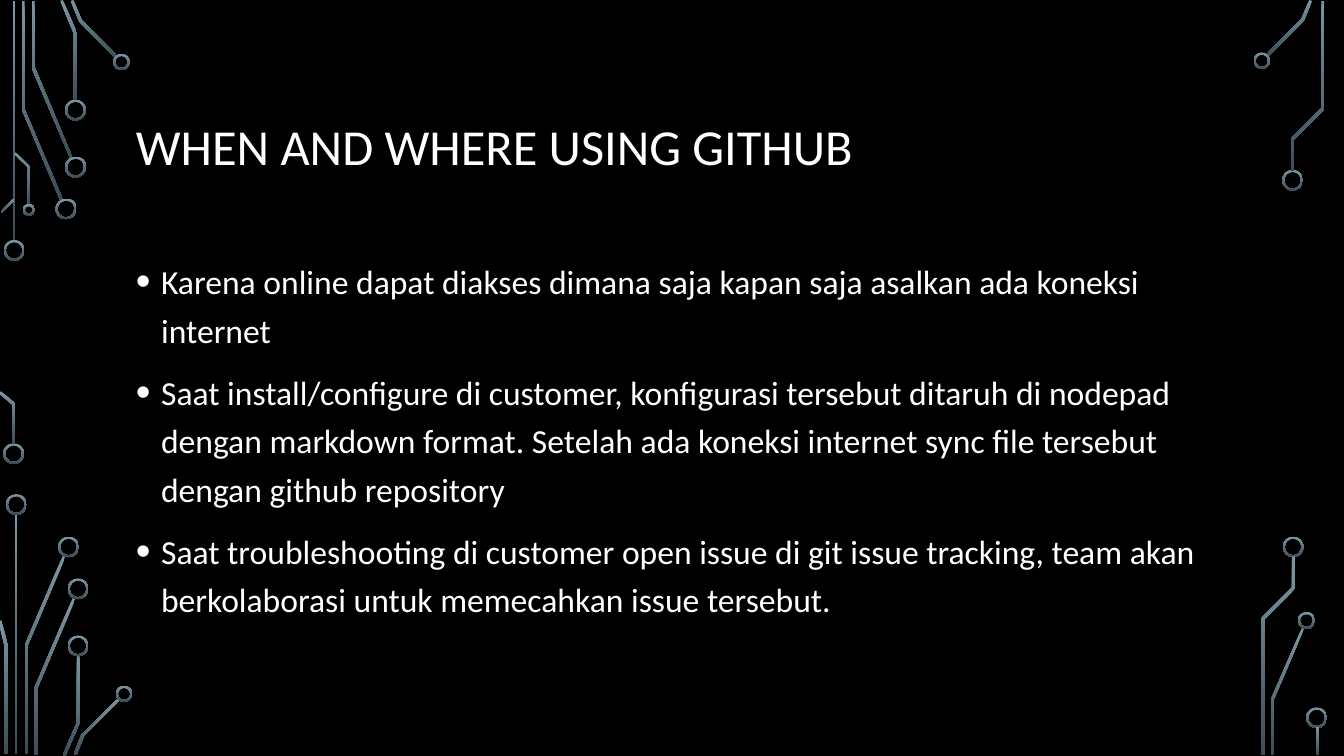
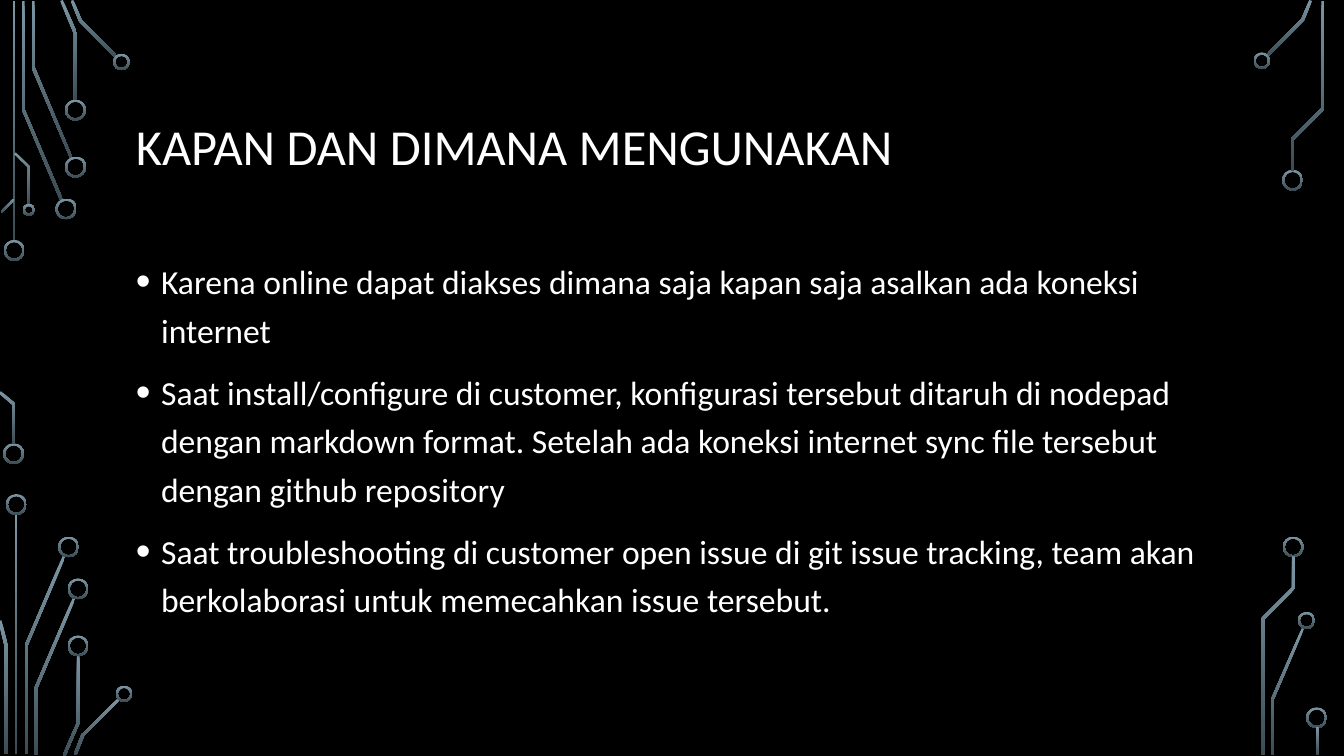
Before and after one commit to kamalamay/Cloudera, a slide deck: slide 6 of github_083118.pptx. Drawn at 1344x756 pixels with LibreOffice and Linux fonts; fonts in the diff are those of the drawing; background and template pictures are left out. Boxes give left, top, right and bottom in pixels: in the first picture for what was removed or moved away, otherwise in the second. Text is boxed around its words. In the diff, an @@ line names an element or a change of style, - is before the commit and + after.

```diff
--- a/github_083118.pptx
+++ b/github_083118.pptx
@@ title at (136, 132, 893, 166): text changed @@
-WHEN AND WHERE USING GITHUB
+KAPAN DAN DIMANA MENGUNAKAN
```
Also in this commit, not shown: 4 other slides changed, 1 other file.
